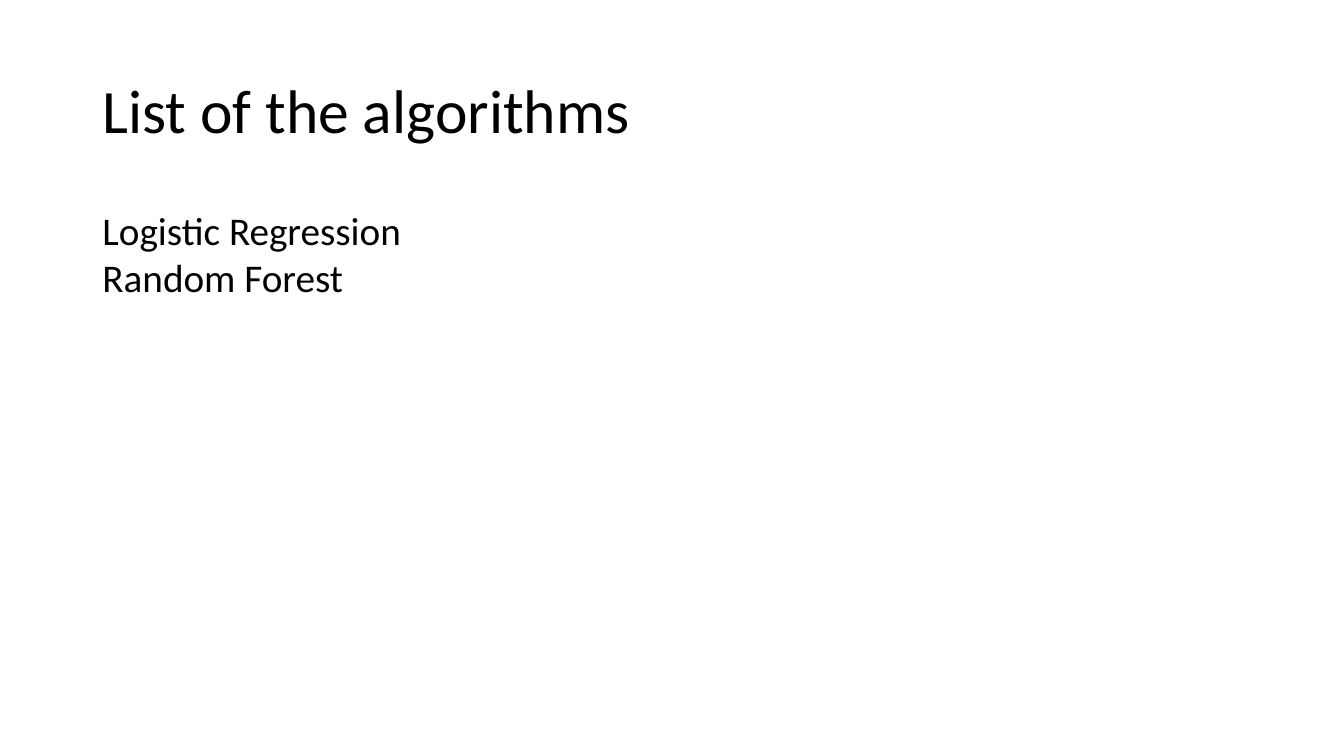
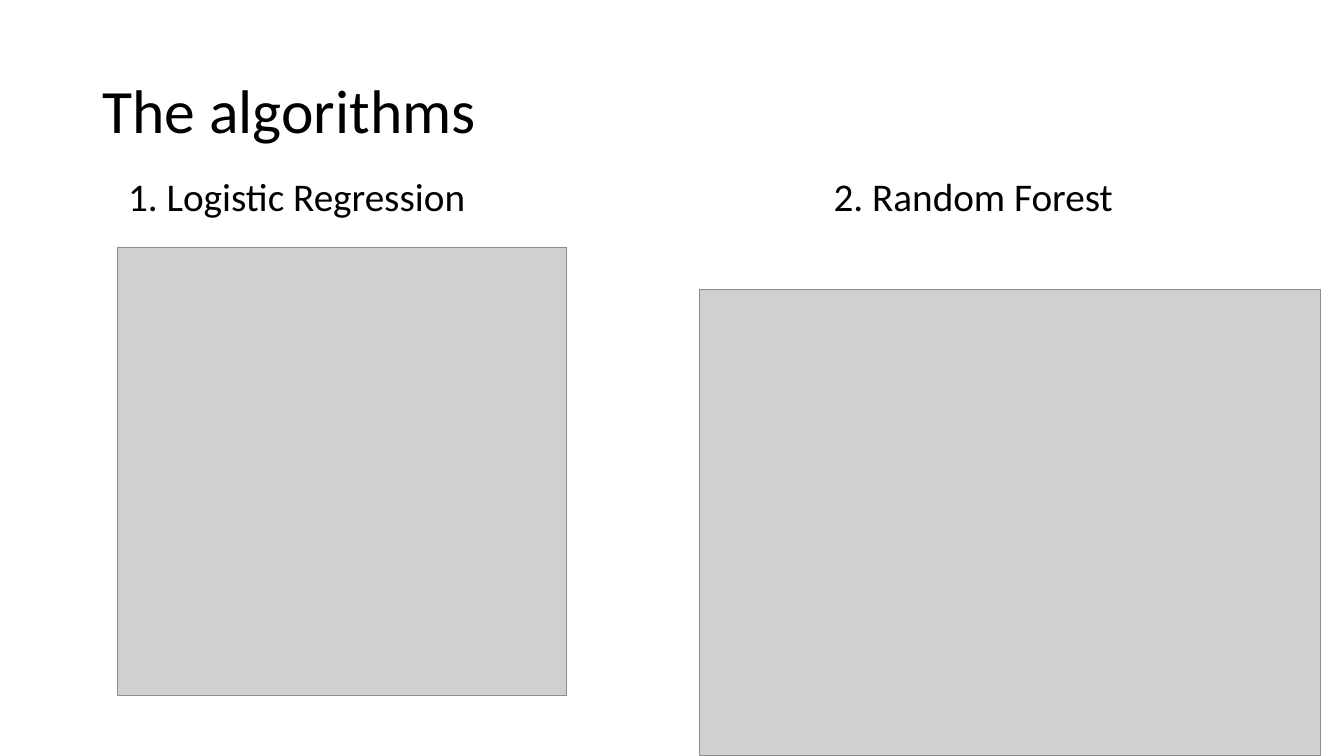
Before and after one commit to nogur9/PTSD, a slide deck: slide 21 of yaron/Social Anxiety classifier.pptx. Drawn at 1344x756 pixels with LibreOffice and Linux fonts; fonts in the diff are those of the drawing; grey boxes stand for pictures. Boxes give left, top, right and bottom in pixels: in the first picture for what was removed or moved away, otherwise in the second. Text is boxed around its words. In the diff, an @@ line names an element or a change of style, - is before the commit and + after.

```diff
--- a/yaron/Social Anxiety classifier.pptx
+++ b/yaron/Social Anxiety classifier.pptx
@@ title at (102,90,475,144): text changed @@
-List of the algorithms
+The algorithms
@@ text at (128,183,1113,218): text changed @@
-Logistic Regression
-Random Forest
+1. Logistic Regression 2. Random Forest
@@ picture added at (118,247,567,696) @@
@@ picture added at (700,290,1322,756) @@
```
Also in this commit, not shown: 10 other slides changed, 5 slides added, 2 slides removed, 6 other files.
